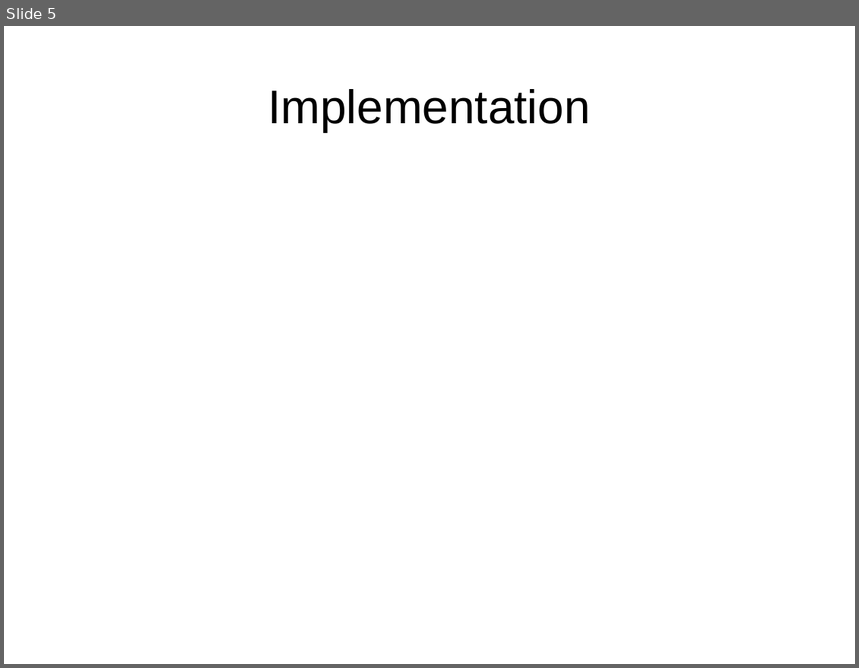
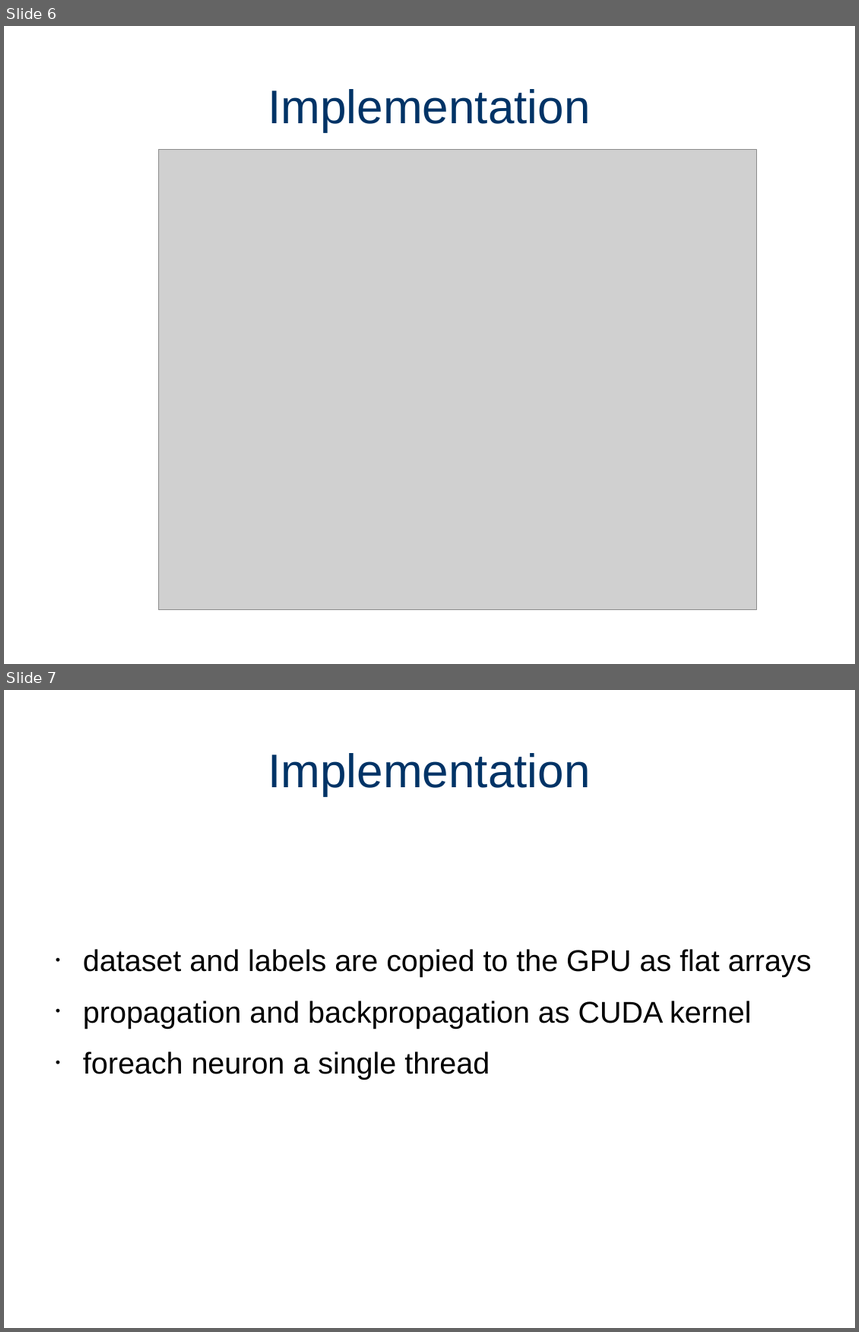
Before and after one commit to gSilas/special-palm-tree, a slide deck: presentation.odp. Shown one above the other, each under a label of ours: slide 5 before the commit, slides 6 and 7 after it. The pictures are 859x668 and 859x1332 pixels, drawn with LibreOffice and Linux fonts; fonts in the diff are those of the drawing; grey boxes stand for pictures. Boxes give left, top, right and bottom in pixels: in the first picture for what was removed or moved away, otherwise in the second. Text is boxed around its words. In the diff, an @@ line names an element or a change of style, - is before the commit and + after.

```diff
--- a/presentation.odp
+++ b/presentation.odp
@@ slide 7 added at (4,690,855,1328), background #FFFFFF @@
@@ title added at (268,753,590,796), 44 pt, text #003366 @@
+Implementation
@@ text added at (83,949,812,1080), 28 pt, text #000000 @@
+• dataset and labels are copied to the GPU as flat arrays
+• propagation and backpropagation as CUDA kernel
+• foreach neuron a single thread
@@ what was slide 5 is now slide 6 @@
@@ slide 6 changed as well @@
@@ title "Implementation" at (268,89,590,132): text colour #000000 to #003366 @@
@@ picture added at (158,150,757,610) @@
```
Also in this commit, not shown: 2 other slides changed, 5 other slides added, 5 slides removed, 5 other files.
